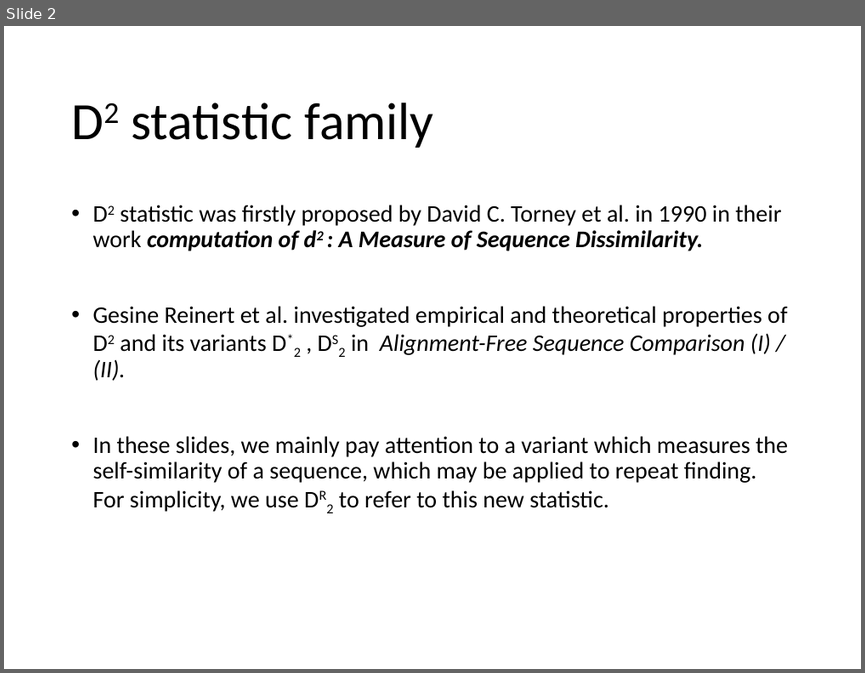
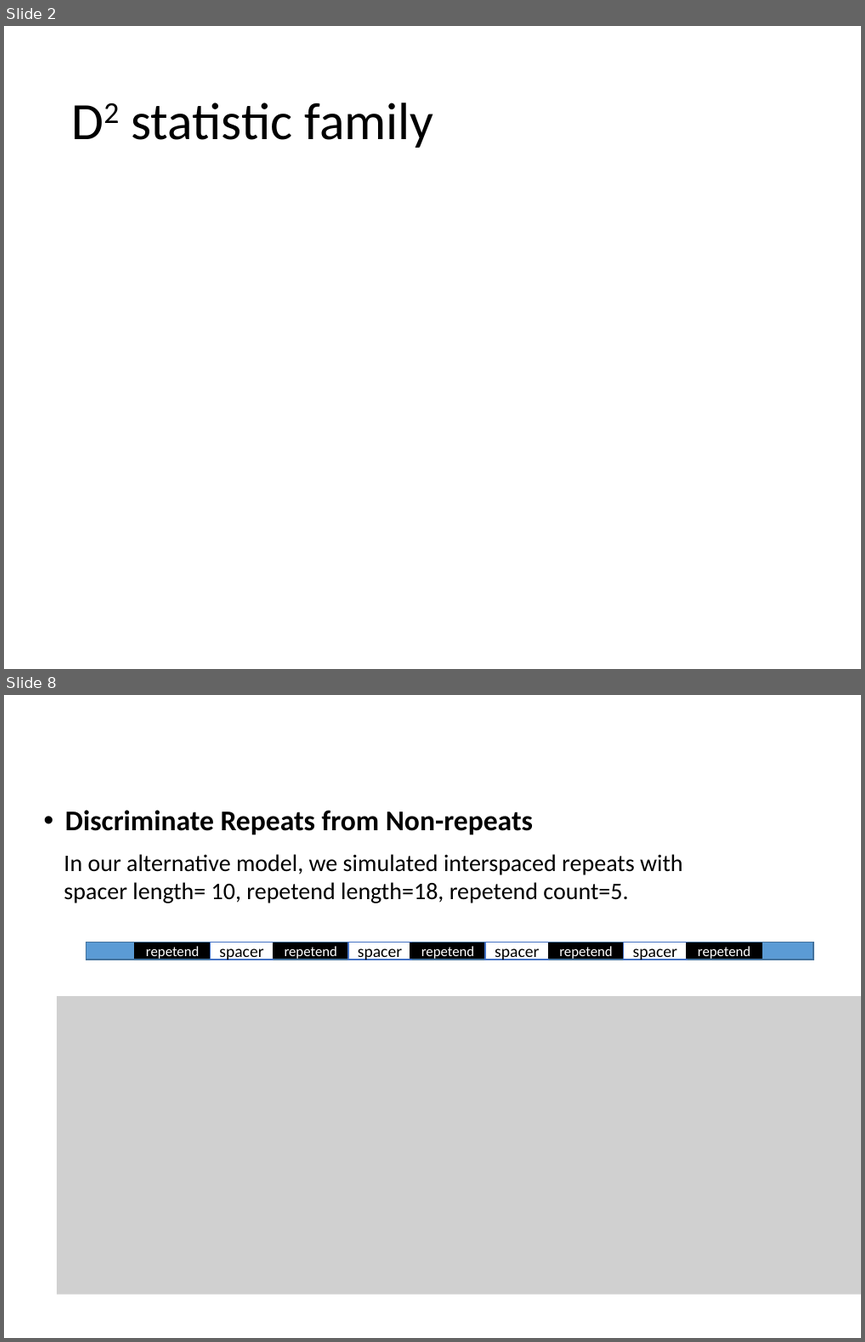
Before and after one commit to chansigit/PyGenSeq, a slide deck: A variant of D2 statistic.pptx. Shown one above the other, each under a label of ours: slide 2 before the commit, slides 2 and 8 after it; the slides between them are not shown. The pictures are 865x673 and 865x1342 pixels, drawn with LibreOffice and Linux fonts; fonts in the diff are those of the drawing; grey boxes stand for pictures. Boxes give left, top, right and bottom in pixels: in the first picture for what was removed or moved away, otherwise in the second. Text is boxed around its words. In the diff, an @@ line names an element or a change of style, - is before the commit and + after.

```diff
--- a/A variant of D2 statistic.pptx
+++ b/A variant of D2 statistic.pptx
@@ slide 8 added at (4, 695, 861, 1338), background #FFFFFF @@
@@ text added at (65, 810, 533, 835), 24 pt, text #000000, bold @@
+• Discriminate Repeats from Non-repeats
@@ text added at (64, 854, 683, 903), 20 pt, text #000000 @@
+In our alternative model, we simulated interspaced repeats with
+spacer length= 10, repetend length=18, repetend count=5.
@@ rectangle added at (86, 941, 813, 959), fill #5B9BD5, outline #43739E 1 pt @@
@@ rectangle added at (135, 943, 211, 958), fill #000000, outline #000000 1 pt, 12 pt, text #FFFFFF @@
+repetend
@@ rectangle added at (210, 941, 273, 959), fill #FFFFFF, outline #4472C4 1 pt, 14 pt, text #000000 @@
+spacer
@@ rectangle added at (273, 943, 348, 958), fill #000000, outline #000000 1 pt, 12 pt, text #FFFFFF @@
+repetend
@@ rectangle added at (348, 941, 412, 959), fill #FFFFFF, outline #4472C4 1 pt, 14 pt, text #000000 @@
+spacer
@@ rectangle added at (410, 943, 485, 958), fill #000000, outline #000000 1 pt, 12 pt, text #FFFFFF @@
+repetend
@@ rectangle added at (485, 941, 549, 959), fill #FFFFFF, outline #4472C4 1 pt, 14 pt, text #000000 @@
+spacer
@@ rectangle added at (548, 943, 624, 958), fill #000000, outline #000000 1 pt, 12 pt, text #FFFFFF @@
+repetend
@@ rectangle added at (624, 941, 687, 959), fill #FFFFFF, outline #4472C4 1 pt, 14 pt, text #000000 @@
+spacer
@@ rectangle added at (687, 942, 762, 957), fill #000000, outline #000000 1 pt, 12 pt, text #FFFFFF @@
+repetend
@@ picture added at (57, 996, 861, 1294) @@
@@ slide 2 changed as well @@
@@ text removed at (93, 204, 788, 511) @@
-• D2 statistic was firstly proposed by David C. Torney et al. in 1990 in their work computation of d2 : A Measure of Sequence Dissimilarity.
-• Gesine Reinert et al. investigated empirical and theoretical properties of D2 and its variants D*2 , DS2 in Alignment-Free Sequence Comparison (I) / (II).
-• In these slides, we mainly pay attention to a variant which measures the self-similarity of a sequence, which may be applied to repeat finding. For simplicity, we use DR2 to refer to this new statistic.
```
Also in this commit, not shown: 2 other slides changed, 9 other slides added, 1 other file.
